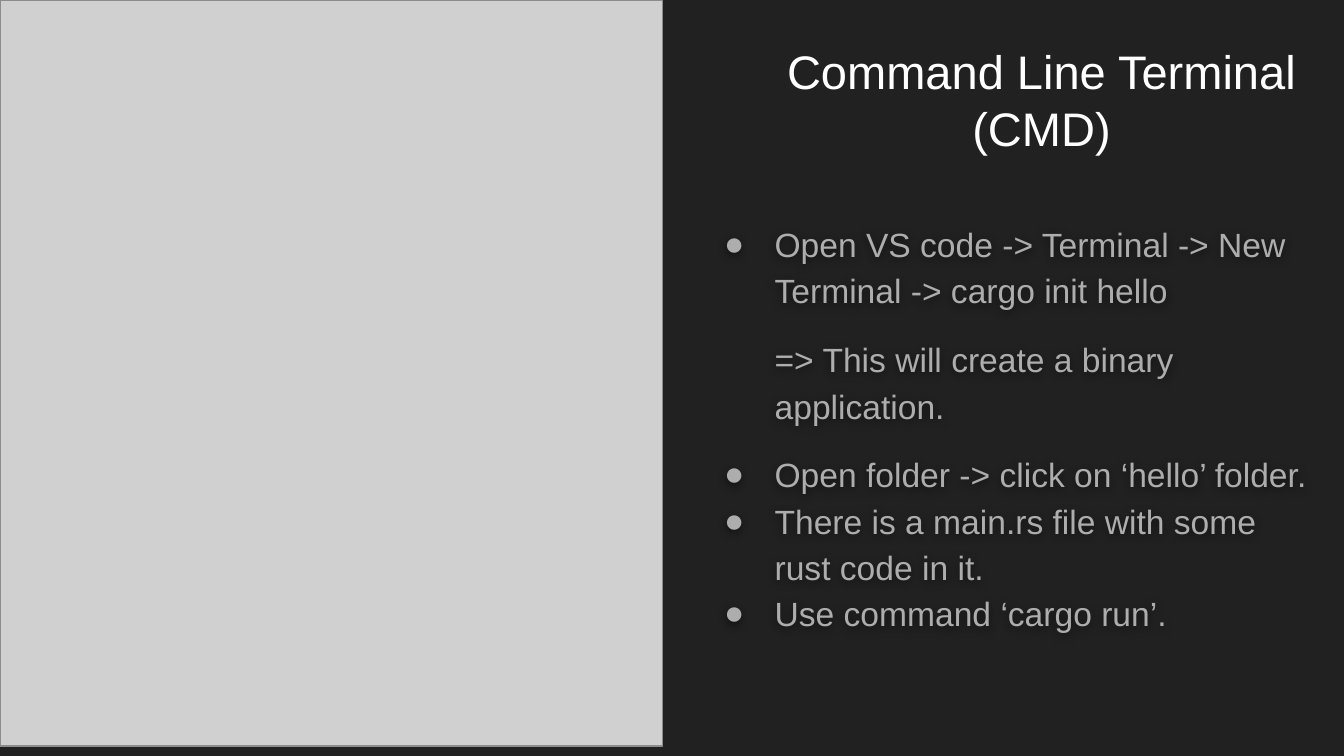
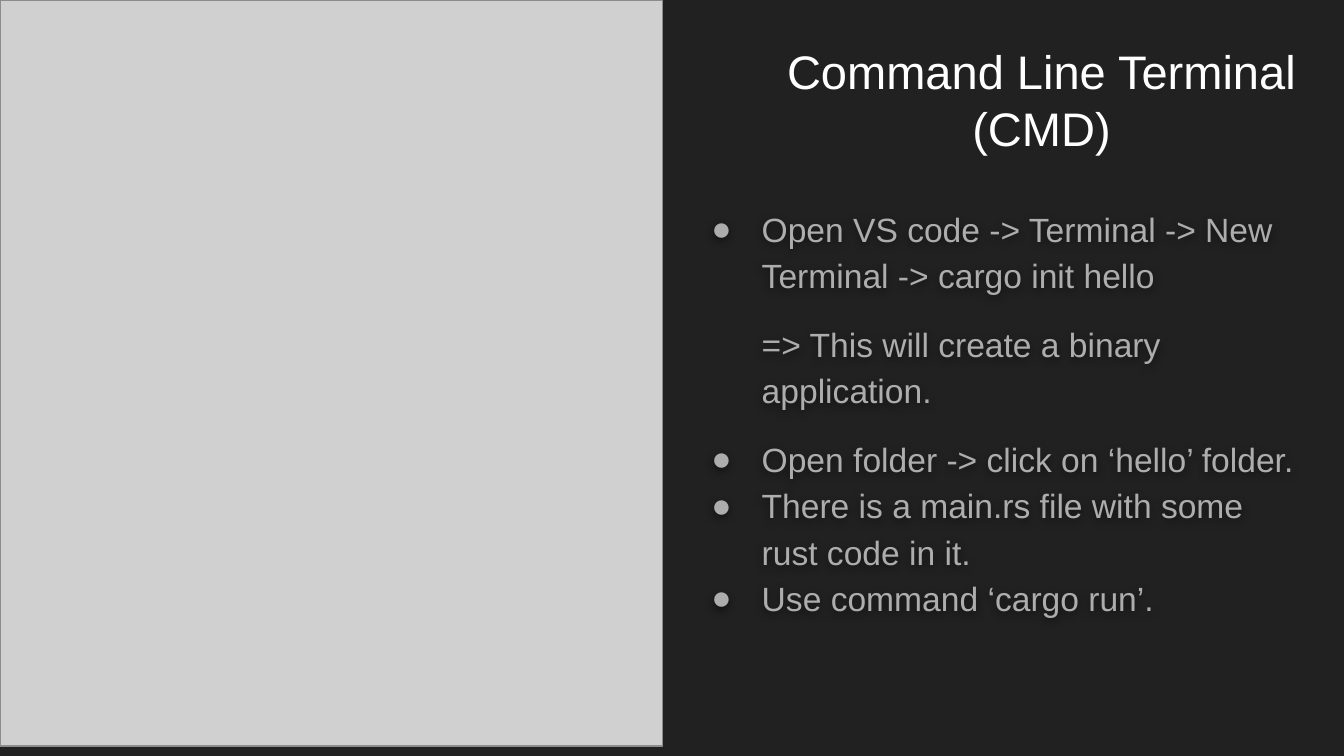
Before and after one commit to minhnbcc/Rust_ResearchProject, a slide deck: slide 27 of Research Project 2022 - Jay & Minh.pptx. Drawn at 1344x756 pixels with LibreOffice and Linux fonts; fonts in the diff are those of the drawing; grey boxes stand for pictures. Boxes give left, top, right and bottom in pixels: in the first picture for what was removed or moved away, otherwise in the second. Text is boxed around its words. In the diff, an @@ line names an element or a change of style, - is before the commit and + after.

Commit message:
update ppt

```diff
--- a/Research Project 2022 - Jay & Minh.pptx
+++ b/Research Project 2022 - Jay & Minh.pptx
@@ text "Open VS code -> Terminal ...": place and size @@
-text "Open VS code -> Terminal ..." at [775, 232, 1307, 632]
+text "Open VS code -> Terminal ..." at [762, 217, 1294, 617]
```
Also in this commit, not shown: 1 other slide changed.
